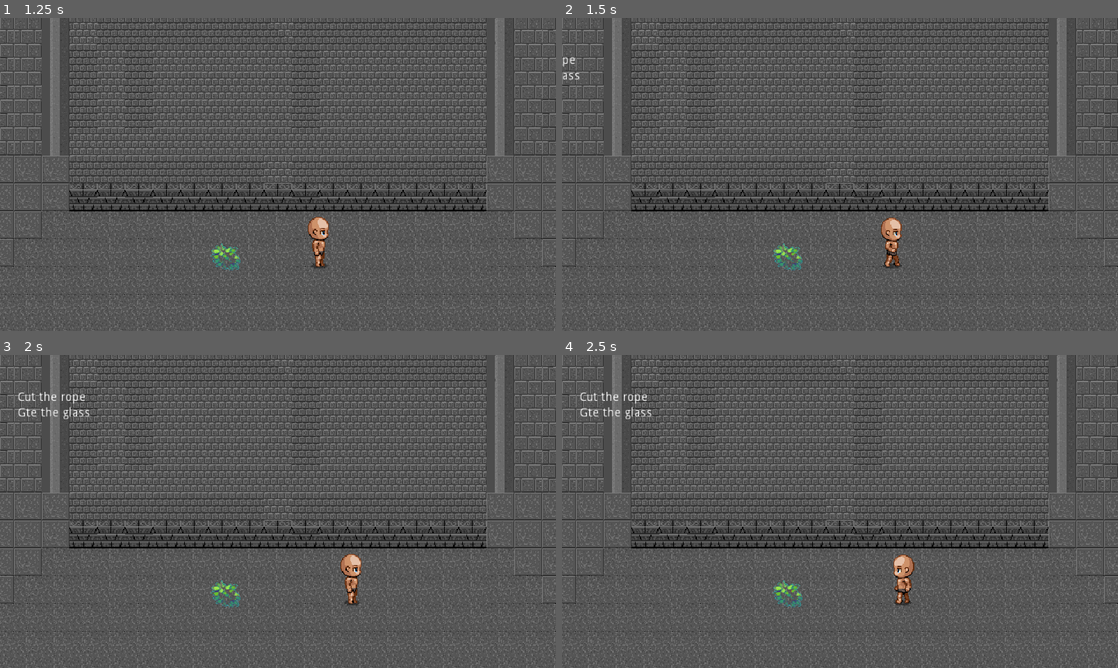
Above: before the commit, frames 1-4 (two rows, left to right).
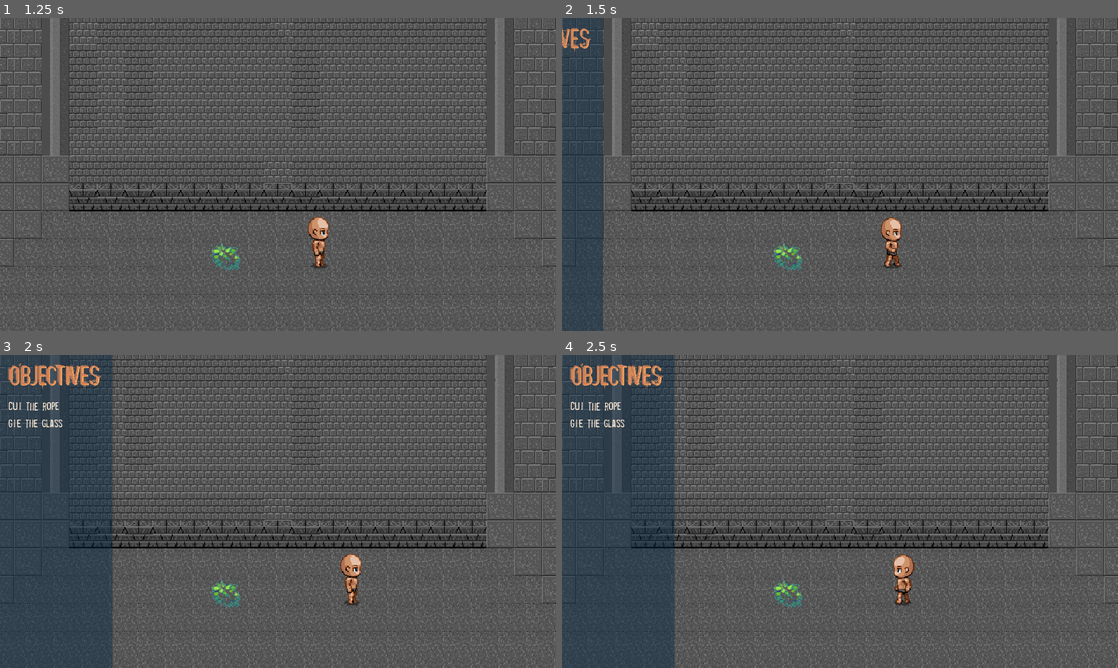
Above: after the commit, the same moments.

Repository: adictonator/shady-humans
Game: Godot game, scene res://scenes/levels/Basement.tscn
The game is run twice, just before and just after one commit, with the same random seed, the same clock (stepped at 60 frames per second) and the same inputs.
Inputs:
- Up to frame 1 (1.25 s): tap Enter at 0.5 s; hold D (move_right) from 0.53 s (still down); tap E (interact) at 0.6 s; tap Space (jump) at 0.77 s
- Up to frame 2 (1.5 s): keep holding D (move_right); tap ` (toggleObjectives) at 1.35 s
- Up to frame 3 (2 s): keep holding D (move_right); tap Space (jump) at 1.52 s
- Up to frame 4 (2.5 s): release D (move_right) at 2.03 s; hold A (move_left) from 2.03 s (still down); tap E (interact) at 2.1 s

Frame 1 is identical in both runs. In frame 2, 7.0% of the frame differs, in the area x 0-8%, y 0-100%; in frame 3, 19%, in the area x 0-21%, y 0-100%; in frame 4, 19%.

Commit message:
added new fonts some other small tweaks

Diff:
--- /dev/null
+++ b/scenes/ui/Main.tscn
@@ -0,0 +1,54 @@
+[gd_scene load_steps=5 format=2]
+
+[ext_resource path="res://assets/fonts/After_Shok.ttf" type="DynamicFontData" id=1]
+[ext_resource path="res://assets/fonts/MEMORYLAPSES.TTF" type="DynamicFontData" id=2]
+
+[sub_resource type="DynamicFont" id=1]
+size = 100
+font_data = ExtResource( 2 )
+
+[sub_resource type="DynamicFont" id=2]
+size = 120
+font_data = ExtResource( 1 )
+
+[node name="Main" type="CanvasLayer"]
+
+[node name="Control" type="Control" parent="."]
+anchor_right = 1.0
+anchor_bottom = 1.0
+
+[node name="Panel" type="Panel" parent="Control"]
+anchor_right = 1.0
+anchor_bottom = 1.0
+
+[node name="Label" type="Label" parent="Control/Panel"]
+anchor_left = 0.5
+anchor_top = 0.5
+anchor_right = 0.5
+anchor_bottom = 0.5
+margin_left = -212.0
+margin_top = -241.0
+margin_right = 246.0
+margin_bottom = 8.0
+custom_fonts/font = SubResource( 1 )
+text = "Shady Humans"
+align = 1
+valign = 1
+autowrap = true
+
+[node name="Label3" type="Label" parent="Control/Panel"]
+visible = false
+anchor_left = 0.5
+anchor_top = 1.0
+anchor_right = 0.5
+anchor_bottom = 1.0
+margin_left = -348.0
+margin_top = -365.0
+margin_right = 356.0
+margin_bottom = -178.0
+custom_colors/font_color = Color( 1, 1, 1, 1 )
+custom_fonts/font = SubResource( 2 )
+text = "SHADY HUMANS"
+align = 1
+valign = 1
+autowrap = true
--- a/scenes/ui/Objectives.tscn
+++ b/scenes/ui/Objectives.tscn
@@ -1,32 +1,28 @@
-[gd_scene load_steps=6 format=2]
+[gd_scene load_steps=7 format=2]
 
 [ext_resource path="res://scripts/ui/Objectives.gd" type="Script" id=1]
-[ext_resource path="res://assets/fonts/text-font.otf" type="DynamicFontData" id=2]
-
-[sub_resource type="DynamicFont" id=3]
-size = 32
-font_data = ExtResource( 2 )
+[ext_resource path="res://assets/fonts/heading-font.TTF" type="DynamicFontData" id=3]
 
 [sub_resource type="Animation" id=2]
-length = 0.5
+length = 0.001
 tracks/0/type = "value"
-tracks/0/path = NodePath("M:rect_position")
+tracks/0/path = NodePath("P:rect_position")
 tracks/0/interp = 1
 tracks/0/loop_wrap = true
 tracks/0/imported = false
 tracks/0/enabled = true
 tracks/0/keys = {
-"times": PoolRealArray( 0, 0.5 ),
-"transitions": PoolRealArray( 1, 1 ),
+"times": PoolRealArray( 0 ),
+"transitions": PoolRealArray( 1 ),
 "update": 0,
-"values": [ Vector2( -200, 0 ), Vector2( 0, 0 ) ]
+"values": [ Vector2( -200, 0 ) ]
 }
 
 [sub_resource type="Animation" id=1]
 resource_name = "slide"
 length = 0.2
 tracks/0/type = "value"
-tracks/0/path = NodePath("M:rect_position")
+tracks/0/path = NodePath("P:rect_position")
 tracks/0/interp = 1
 tracks/0/loop_wrap = true
 tracks/0/imported = false
@@ -38,47 +34,60 @@
 "values": [ Vector2( -200, 0 ), Vector2( 0, 0 ) ]
 }
 
+[sub_resource type="StyleBoxFlat" id=5]
+bg_color = Color( 0.0509804, 0.168627, 0.270588, 0.486275 )
+
+[sub_resource type="DynamicFont" id=3]
+size = 34
+font_data = ExtResource( 3 )
+
 [node name="Objectives" type="Control"]
 anchor_right = 1.0
 anchor_bottom = 1.0
 script = ExtResource( 1 )
 
-[node name="M" type="MarginContainer" parent="."]
-anchor_right = 1.0
-anchor_bottom = 1.0
-margin_left = -200.0
-margin_right = -610.0
-size_flags_horizontal = 3
-size_flags_vertical = 3
-custom_constants/margin_right = 20
-custom_constants/margin_top = 20
-custom_constants/margin_left = 20
-custom_constants/margin_bottom = 20
-
-[node name="V" type="VBoxContainer" parent="M"]
-margin_left = 20.0
-margin_top = 20.0
-margin_right = 210.0
-margin_bottom = 340.0
-size_flags_horizontal = 3
-size_flags_vertical = 3
-custom_constants/separation = 20
-
-[node name="Heading" type="Label" parent="M/V"]
-margin_right = 190.0
-margin_bottom = 39.0
-custom_colors/font_color = Color( 0.0352941, 0.0392157, 0.317647, 1 )
-custom_colors/font_color_shadow = Color( 0.266667, 0.0235294, 0.0235294, 1 )
-custom_fonts/font = SubResource( 3 )
-text = "Objectives"
-
-[node name="List" type="VBoxContainer" parent="M/V"]
-margin_top = 59.0
-margin_right = 190.0
-margin_bottom = 320.0
-size_flags_horizontal = 3
-size_flags_vertical = 3
-
 [node name="AnimationPlayer" type="AnimationPlayer" parent="."]
 anims/RESET = SubResource( 2 )
 anims/slide = SubResource( 1 )
+
+[node name="P" type="Panel" parent="."]
+anchor_bottom = 1.0
+margin_left = -200.0
+margin_right = -70.0
+margin_bottom = 1080.0
+custom_styles/panel = SubResource( 5 )
+
+[node name="M" type="MarginContainer" parent="P"]
+anchor_right = 1.0
+anchor_bottom = 1.0
+size_flags_horizontal = 3
+size_flags_vertical = 3
+custom_constants/margin_right = 10
+custom_constants/margin_top = 5
+custom_constants/margin_left = 10
+custom_constants/margin_bottom = 5
+
+[node name="V" type="VBoxContainer" parent="P/M"]
+margin_left = 10.0
+margin_top = 5.0
+margin_right = 120.0
+margin_bottom = 1435.0
+size_flags_horizontal = 3
+size_flags_vertical = 3
+custom_constants/separation = 15
+
+[node name="Heading" type="Label" parent="P/M/V"]
+margin_right = 110.0
+margin_bottom = 38.0
+custom_colors/font_color = Color( 0.815686, 0.505882, 0.34902, 1 )
+custom_colors/font_color_shadow = Color( 1, 0.666667, 0.368627, 1 )
+custom_fonts/font = SubResource( 3 )
+text = "OBJECTIVES"
+
+[node name="List" type="VBoxContainer" parent="P/M/V"]
+margin_top = 53.0
+margin_right = 110.0
+margin_bottom = 1430.0
+size_flags_horizontal = 3
+size_flags_vertical = 3
+custom_constants/separation = 10
--- /dev/null
+++ b/scenes/ui/templates/ObjectiveItem.tscn
@@ -0,0 +1,16 @@
+[gd_scene load_steps=3 format=2]
+
+[ext_resource path="res://assets/fonts/text-font.TTF" type="DynamicFontData" id=1]
+
+[sub_resource type="DynamicFont" id=4]
+size = 14
+extra_spacing_top = -6
+font_data = ExtResource( 1 )
+
+[node name="Item" type="Label"]
+margin_right = 110.0
+margin_bottom = 18.0
+custom_colors/font_color = Color( 1, 0.92549, 0.839216, 1 )
+custom_fonts/font = SubResource( 4 )
+valign = 1
+autowrap = true
--- a/scripts/ui/Objectives.gd
+++ b/scripts/ui/Objectives.gd
@@ -13,14 +13,16 @@
 	}
 }
 
-onready var objectiveList = $M/V/List
+onready var objectiveList = $P/M/V/List
+onready var objectiveItemTemplate = preload('res://scenes/ui/templates/ObjectiveItem.tscn')
+
 var panelVisible = false
 func _ready() -> void:
 	EventBus.connect('objectiveCompleted', self, 'removeObjective')
 
 	for itemKey in Items:
 		var objectiveData = Items[itemKey]
-		var label = Label.new()
+		var label = objectiveItemTemplate.instance()
 		# It's important to name the label as objective key for reference.
 		label.name = itemKey
 		label.set_text(objectiveData.title)
Binary file added: assets/fonts/heading-font.TTF
Binary file added: assets/fonts/text-font.TTF
Binary file added: assets/fonts/title-font.TTF
Not shown, changed: .gitignore
